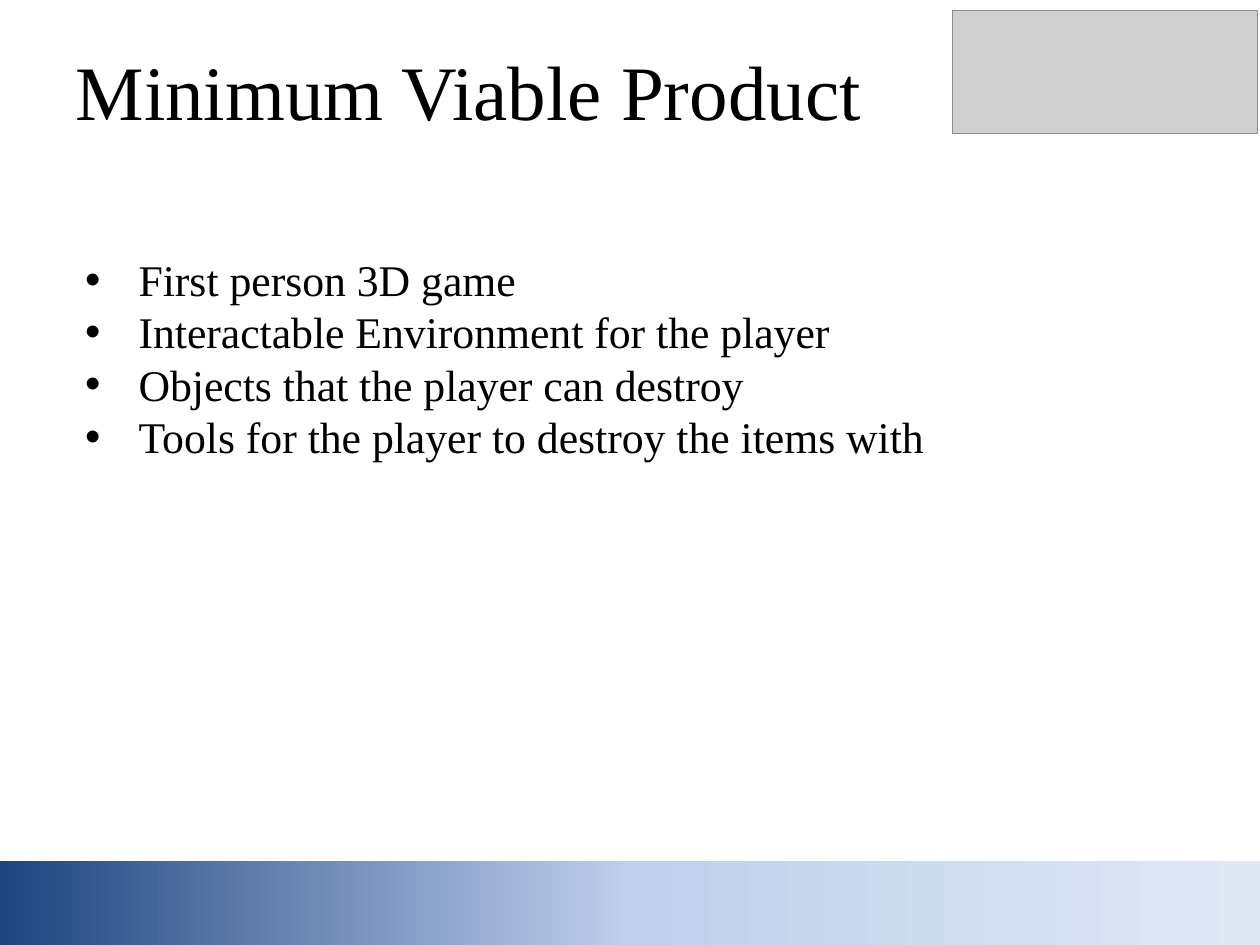
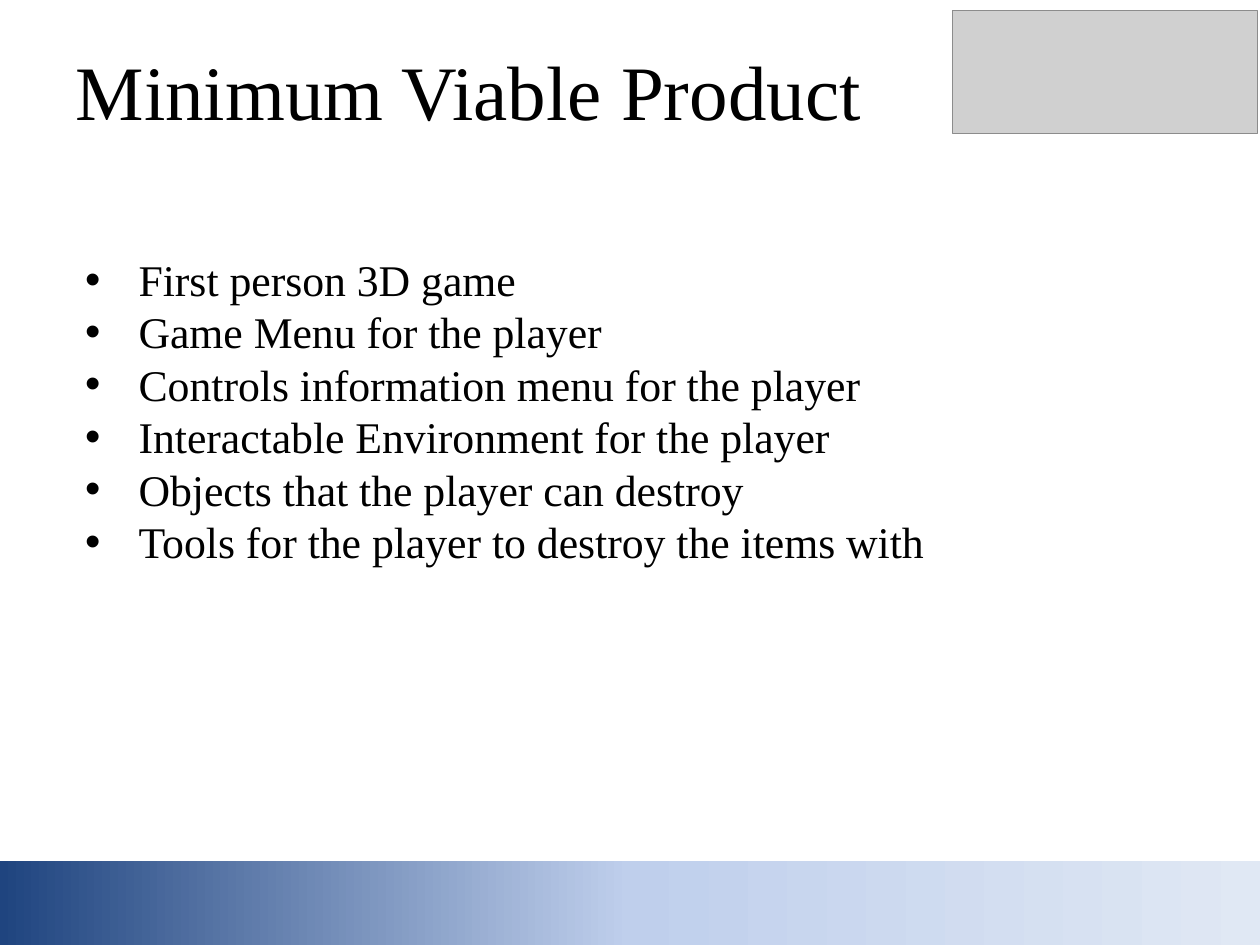
Before and after one commit to Stazfire/CSE115A-Rage-Quit, a slide deck: slide 11 of Rage Quit Initial.pptx. Drawn at 1260x945 pixels with LibreOffice and Linux fonts; fonts in the diff are those of the drawing; grey boxes stand for pictures. Boxes give left, top, right and bottom in pixels: in the first picture for what was removed or moved away, otherwise in the second. Text is boxed around its words. In the diff, an @@ line names an element or a change of style, - is before the commit and + after.

```diff
--- a/Rage Quit Initial.pptx
+++ b/Rage Quit Initial.pptx
@@ text at box(139, 317, 860, 409): paragraphs added @@
+• Game Menu for the player
+• Controls information menu for the player
```
Also in this commit, not shown: 6 other slides changed.
